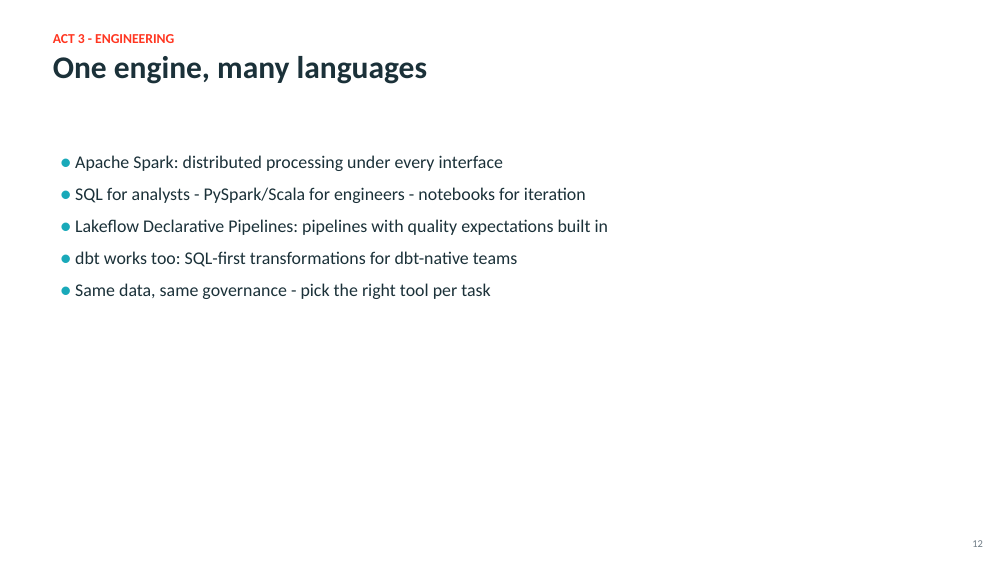
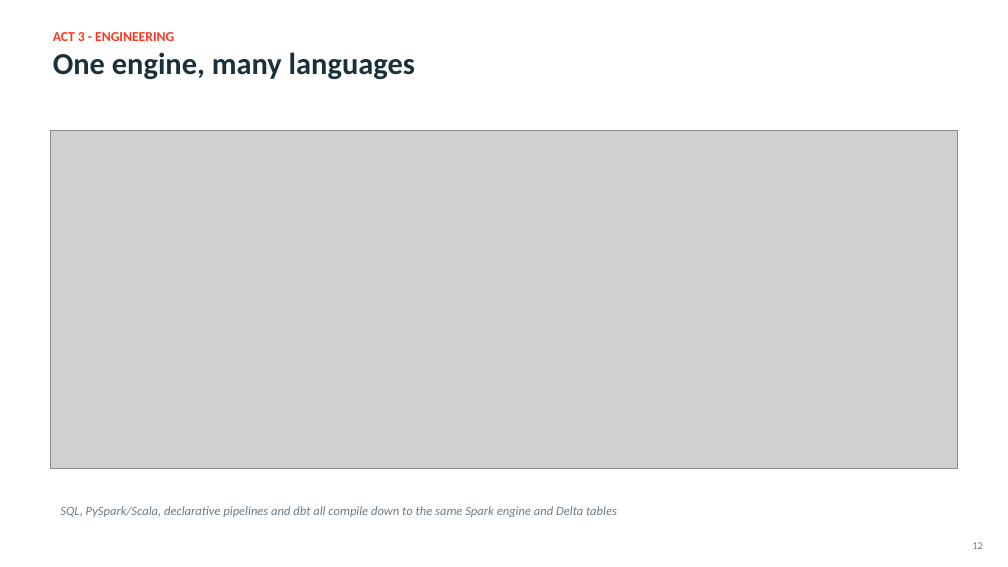
Before and after one commit to adranale/databricks_demo, a slide deck: slide 12 of AI_Through_Modern_Data_Platforms_Databricks.pptx. Drawn at 1008x567 pixels with LibreOffice and Linux fonts; fonts in the diff are those of the drawing; grey boxes stand for pictures. Boxes give left, top, right and bottom in pixels: in the first picture for what was removed or moved away, otherwise in the second. Text is boxed around its words. In the diff, an @@ line names an element or a change of style, - is before the commit and + after.

Commit message:
Update talk deck: real workspace visuals + conceptual diagrams, neutral voice
- Replaced all screenshot placeholders with 4 live-data renders (pipeline graph 17 datasets, landing volume, silver tables, gold dashboard)
- Added 11 Databricks-style diagrams (platform architecture, Delta, engines, batch vs streaming, CDC, DAB, outputs, Unity Catalog, MLflow, RAG, Unity Gateway)
- Rewrote slides to neutral voice (no demo references)

```diff
--- a/AI_Through_Modern_Data_Platforms_Databricks.pptx
+++ b/AI_Through_Modern_Data_Platforms_Databricks.pptx
@@ text at <box>53,52,415,79</box>: size 30 to 29 pt in "One engine, many languages" @@
@@ picture added at <box>51,130,958,468</box> @@
@@ text removed at <box>75,155,608,299</box> @@
-● Apache Spark: distributed processing under every interface
-● SQL for analysts - PySpark/Scala for engineers - notebooks for iteration
-● Lakeflow Declarative Pipelines: pipelines with quality expectations built in
-● dbt works too: SQL-first transformations for dbt-native teams
-● Same data, same governance - pick the right tool per task
@@ text added at <box>60,506,617,517</box>, 12 pt, text #6E7B85, italic @@
+SQL, PySpark/Scala, declarative pipelines and dbt all compile down to the same Spark engine and Delta tables
```
Also in this commit, not shown: 21 other slides changed.
